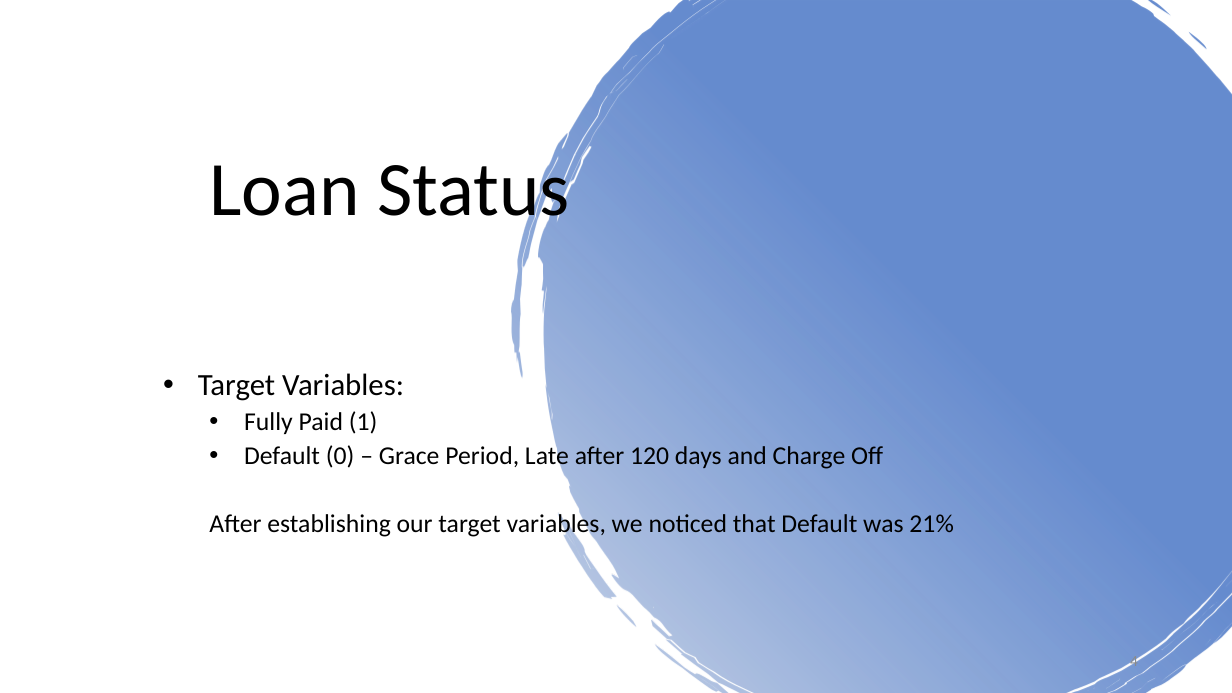
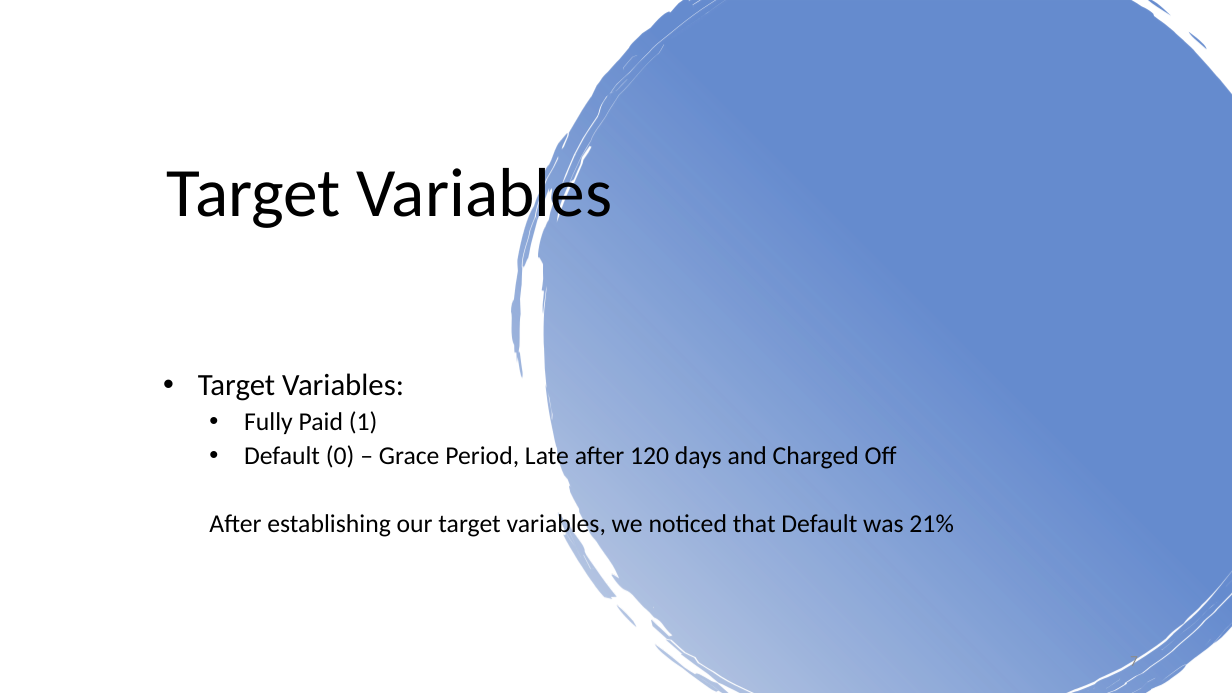
Before and after one commit to celesteshort/ml-lending-default, a slide deck: slide 7 of CapstonePresentationCS.pptx (slide 4 before the commit). Drawn at 1232x693 pixels with LibreOffice and Linux fonts; fonts in the diff are those of the drawing; background and template pictures are left out. Boxes give left, top, right and bottom in pixels: in the first picture for what was removed or moved away, otherwise in the second. Text is boxed around its words. In the diff, an @@ line names an element or a change of style, - is before the commit and + after.

Commit message:
update

```diff
--- a/CapstonePresentationCS.pptx
+++ b/CapstonePresentationCS.pptx
@@ title at bbox=[167, 159, 613, 234]: text changed; size 60 to 54 pt @@
-Loan Status
+Target Variables
@@ subtitle at bbox=[244, 443, 897, 470]: text changed @@
-  • Default (0) – Grace Period, Late after 120 days and Charge Off
+  • Default (0) – Grace Period, Late after 120 days and Charged Off
@@ page number at bbox=[1130, 656, 1138, 666]: text changed @@
-4
+7
```
Also in this commit, not shown: 7 other slides changed, 2 slides added, 21 slides removed.
